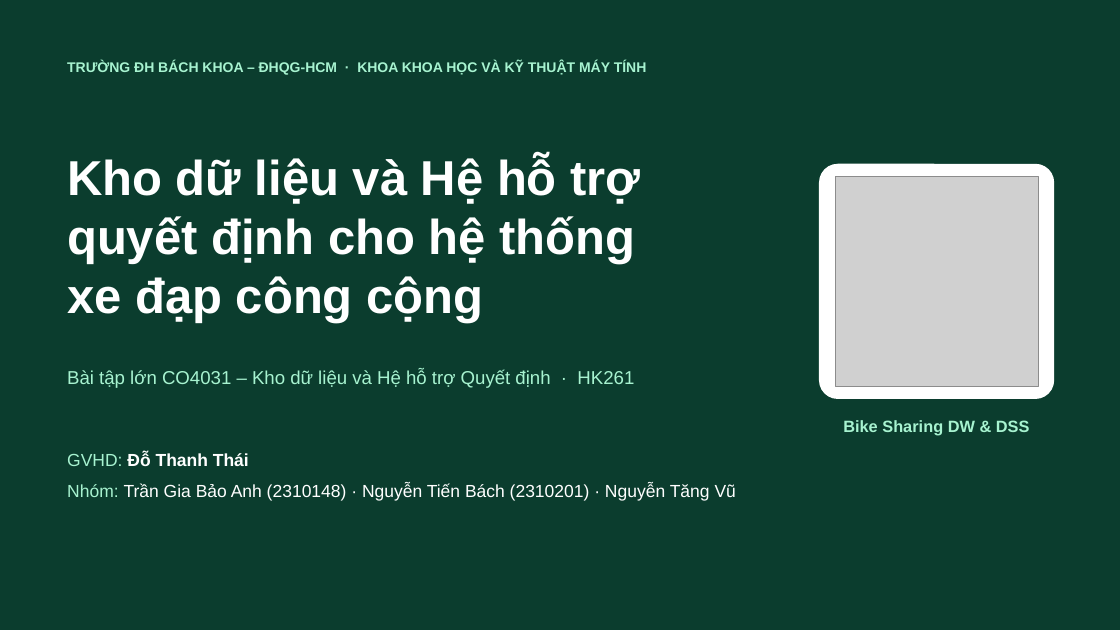
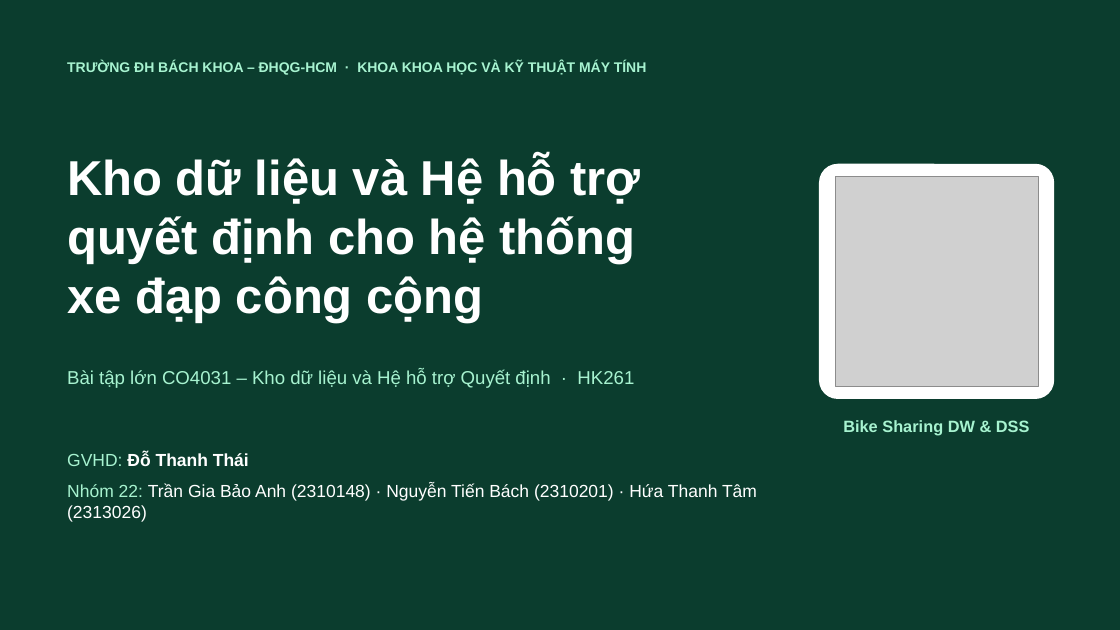
Before and after one commit to ball7905/Public-Bike-Sharing-, a slide deck: slide 1 of slides/BikeSharing_DW_DSS_v2.pptx. Drawn at 1120x630 pixels with LibreOffice and Linux fonts; fonts in the diff are those of the drawing; grey boxes stand for pictures. Boxes give left, top, right and bottom in pixels: in the first picture for what was removed or moved away, otherwise in the second. Text is boxed around its words. In the diff, an @@ line names an element or a change of style, - is before the commit and + after.

```diff
--- a/slides/BikeSharing_DW_DSS_v2.pptx
+++ b/slides/BikeSharing_DW_DSS_v2.pptx
@@ text at box(67, 483, 757, 522): text changed @@
-Nhóm: Trần Gia Bảo Anh (2310148) · Nguyễn Tiến Bách (2310201) · Nguyễn Tăng Vũ
+Nhóm 22: Trần Gia Bảo Anh (2310148) · Nguyễn Tiến Bách (2310201) · Hứa Thanh Tâm (2313026)
```
Also in this commit, not shown: 3 other slides changed, 1 slide added, 7 other files.
